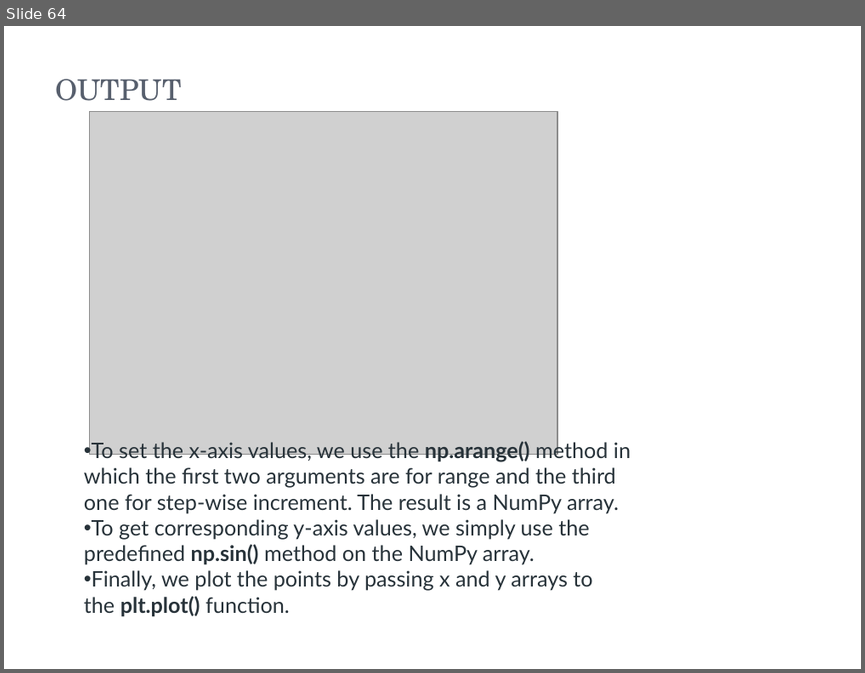
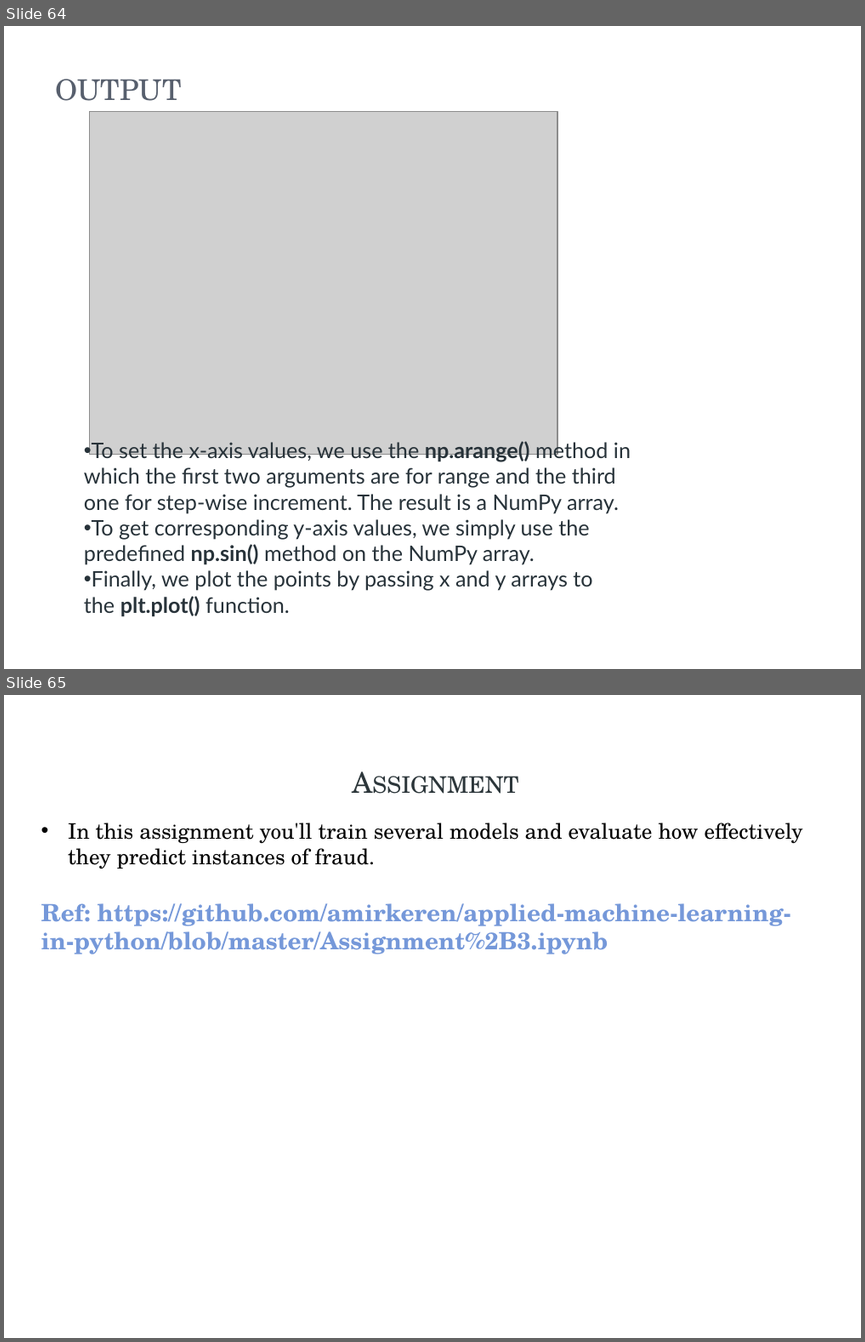
Before and after one commit to RashmivernekarN/ai_with_python_keonics, a slide deck: Module4/Module 4.pptx. Shown one above the other, each under a label of ours: slide 64 before the commit, slides 64 and 65 after it. The pictures are 865x673 and 865x1342 pixels, drawn with LibreOffice and Linux fonts; fonts in the diff are those of the drawing; grey boxes stand for pictures. Boxes give left, top, right and bottom in pixels: in the first picture for what was removed or moved away, otherwise in the second. Text is boxed around its words. In the diff, an @@ line names an element or a change of style, - is before the commit and + after.

```diff
--- a/Module4/Module 4.pptx
+++ b/Module4/Module 4.pptx
@@ slide 65 added at [4,695,861,1338], background #FFFFFF @@
@@ text added at [41,823,803,954], 20 pt, text #7598D9, bold @@
+• In this assignment you'll train several models and evaluate how effectively they predict instances of fraud.
+Ref: https://github.com/amirkeren/applied-machine-learning-in-python/blob/master/Assignment%2B3.ipynb
@@ title added at [139,824,253,843], 24 pt, text #2C363A, small capitals @@
+Assignment
```
Also in this commit, not shown: 7 slides changed, 2 other slides added, 1 slide removed, 10 other files.
